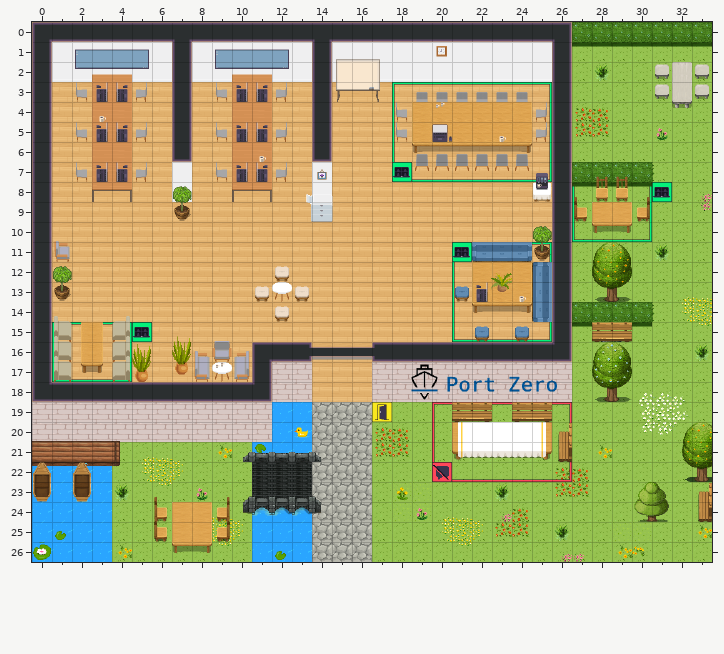
A Tiled map (JSON) gets an edit: office-winter.tmj. The picture above is the old version.
Cells are 32x32 px. Shown: x 0..33, y 0..26.
Now the later version:
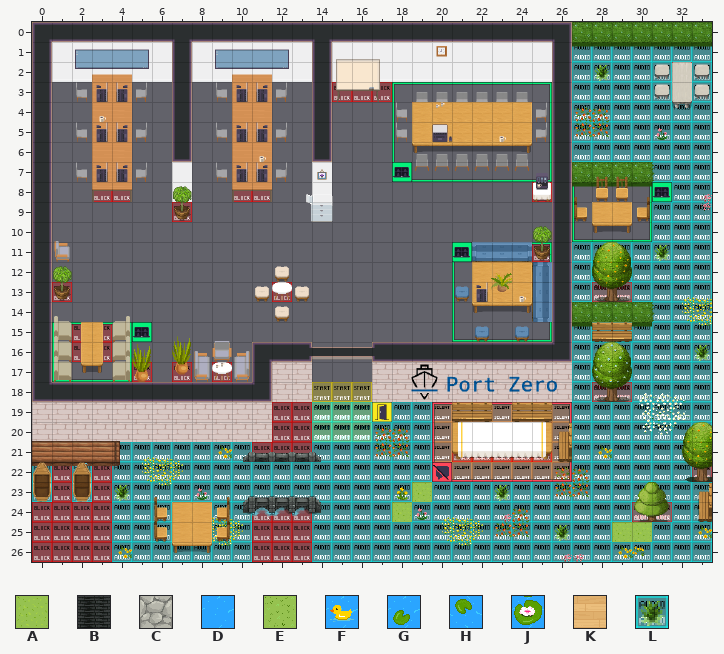
Key: from "WA_Exterior": A 629, B 651, C 665, D 676, E 720, F 768, G 792, H 792 flipped up-down, J 794; from "WA_Room_Builder": K 169; from "WA_Special_Zones": L 10.
_ is an empty cell, . an unchanged one.
See-through tiles are keyed as they look on the map.
Author's note on the commit: adjust sound area
Difference:
--- layer "birds"
@@ x 14..16 @@
-19 ___
-20 ___
+19 LLL
+20 LLL
--- layer "boeden" (now hidden)
@@ x 0..33 @@
- 1 ...........................EEEEEEE
- 2 ...........................EEEEE.E
- 3 .KK..KK.KK..KK.KKKKKKKKKKK.EEEEE.E
- 4 .KK..KK.KK..KK.KKKK......K.EEEEEEE
- 5 .KK..KK.KK..KK.KKKK......K.EEEEEEE
- 6 .KK..KK.KK..KK.KKKKKKKKKKK.EEEEEEE
- 7 .KK..KK.KK..KK.KKK.KKKKKKK.....EEE
- 8 .KKKKKK.KKKKKK.KKKKKKKKKKK.EEEE.EE
- 9 .KKKKKKKKKKKKK.KKKKKKKKKKK.E..EEEE
-10 .KKKKKKKKKKKKKKKKKKKKKKKKK.EEEEEEE
-11 .KKKKKKKKKKKKKKKKKKKK....K.EEEEEEE
-12 .KKKKKKKKKKKKKKKKKKKKK.....EEEEEEE
-13 .KKKKKKKKKKKKKKKKKKKKK.....EEEEEEE
-14 .KKKKKKKKKKKKKKKKKKKKKKKK......EEE
-15 .KKKK.KKKKKKKKKKKKKKKKKKKK.EEEEEEE
-16 .KKKKKKKKKK...KKK..........EEEEEEE
-17 .KKKKKKKKKK...KKK..........EEEEEEE
-18 ..............KKK..........EEEEEEE
-19 ............DDCCCEEEEEEEEEEEEEEEEE
-20 ............DFCCCEEEE.....EEEEEEEE
-21 ....EEEEEEEHDDCCCEEEEEEEEEEEEEEEE.
-22 DDDDEEEEEEEBBBCCCEEE.EEEEEEEEEEEEE
-23 DDDDEEEEEEEBBBCCCEA.EEEEEEEEEEEEEE
-24 DDDDEEE..EEDDDCCCE.AEEEEEEEEEEEEEE
-25 DGDDEEE..EEDDDCCCEEEEEEEEEEEE..EEE
-26 JDDDEEEEEEEDGDCCCEEEEEEEEEEEEEEEEE
+ 1 ..........................._______
+ 2 ..........................._____._
+ 3 .__..__.__..__.___________._____._
+ 4 .__..__.__..__.____......_._______
+ 5 .__..__.__..__.____......_._______
+ 6 .__..__.__..__.___________._______
+ 7 .__..__.__..__.___._______.....___
+ 8 .______.______.___________.____.__
+ 9 ._____________.___________._..____
+10 ._________________________._______
+11 .____________________...._._______
+12 ._____________________....._______
+13 ._____________________....._______
+14 .________________________......___
+15 .____.____________________._______
+16 .__________...___.........._______
+17 .__________...___.........._______
+18 ..............___.........._______
+19 ............______________________
+20 ............_________.....________
+21 ...._____________________________.
+22 ____________________._____________
+23 ___________________.______________
+24 _______.._________._______________
+25 _______..____________________..___
+26 __________________________________
Pixel boxes of the changes (left, top, right, bottom) in both pictures:
changed: (32, 46, 712, 562)
